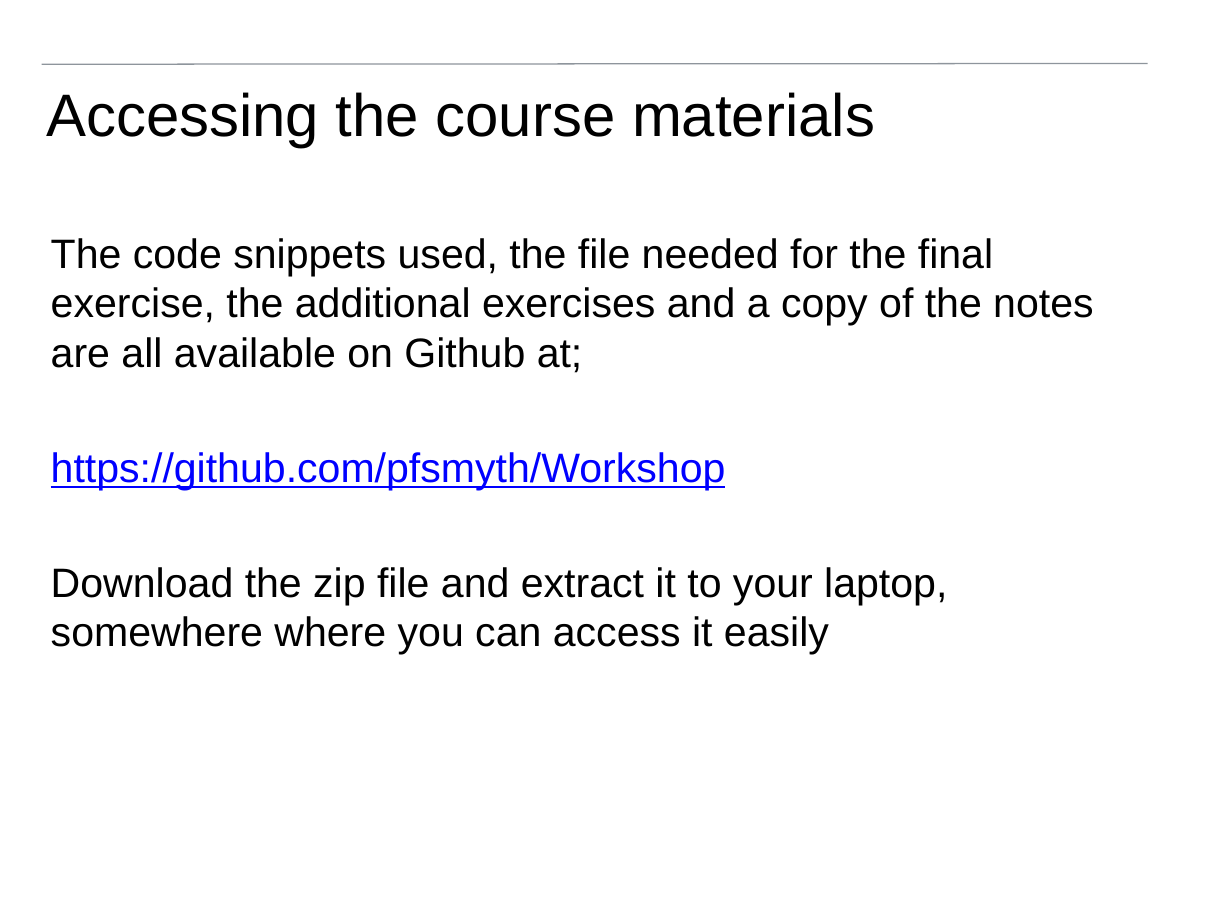
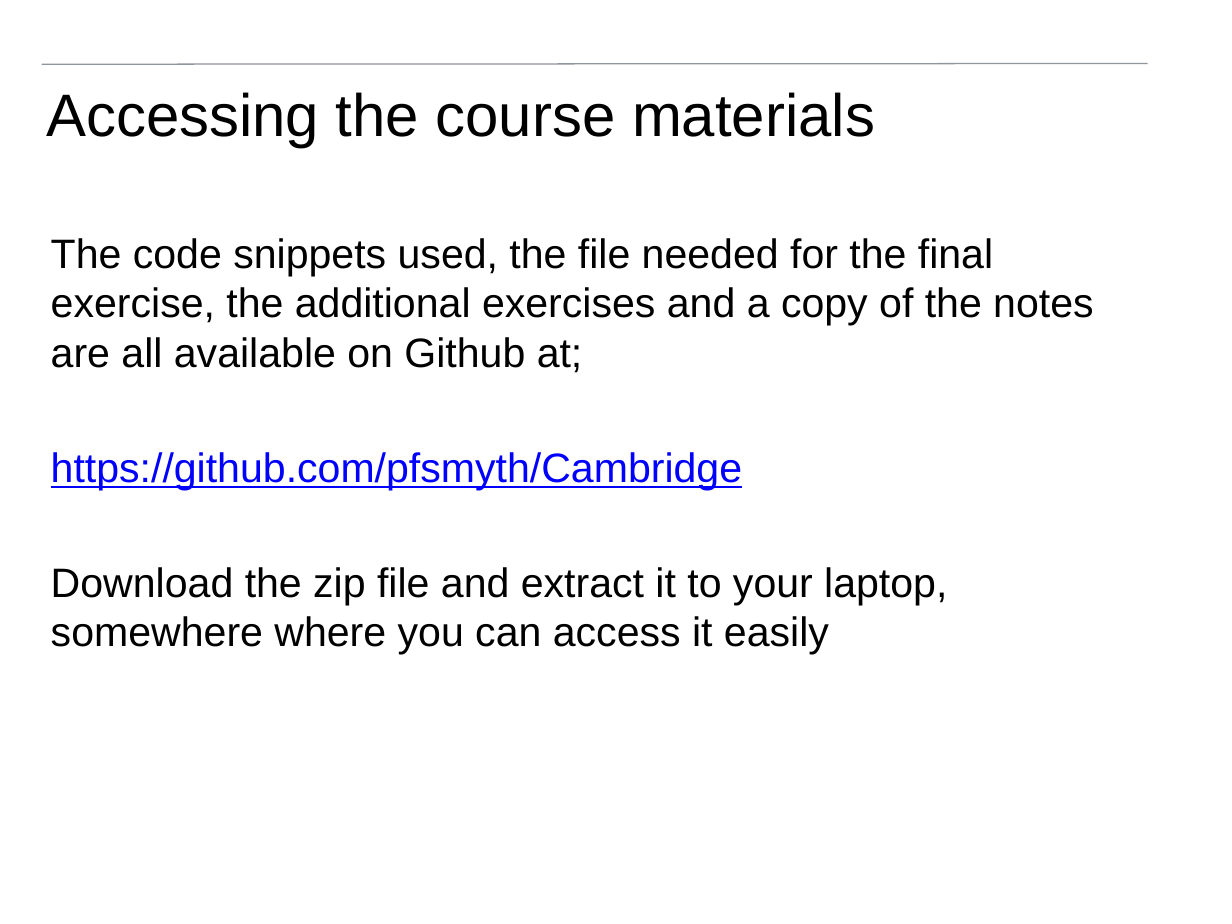
Before and after one commit to pfsmyth/Cambridge, a slide deck: slide 2 of lessons/Introduction to programming.pptx. Drawn at 1232x924 pixels with LibreOffice and Linux fonts; fonts in the diff are those of the drawing; background and template pictures are left out. Boxes give left, top, right and bottom in pixels: in the first picture for what was removed or moved away, otherwise in the second. Text is boxed around its words. In the diff, an @@ line names an element or a change of style, - is before the commit and + after.

```diff
--- a/lessons/Introduction to programming.pptx
+++ b/lessons/Introduction to programming.pptx
@@ text at <box>51,452,742,490</box>: text changed @@
-https://github.com/pfsmyth/Workshop
+https://github.com/pfsmyth/Cambridge
```
Also in this commit, not shown: 42 other slides changed, 2 slides removed, 2 other files.
